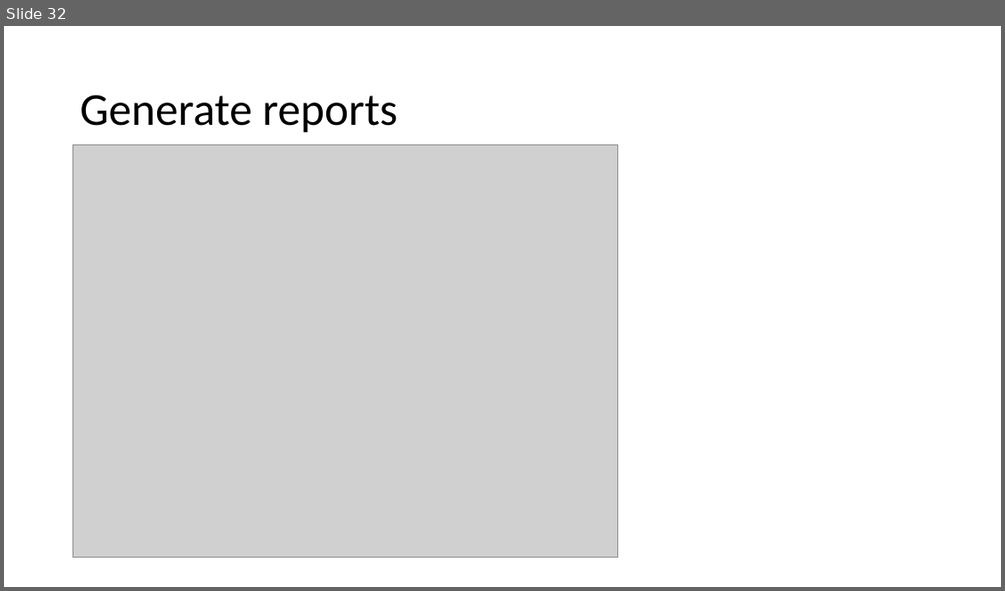
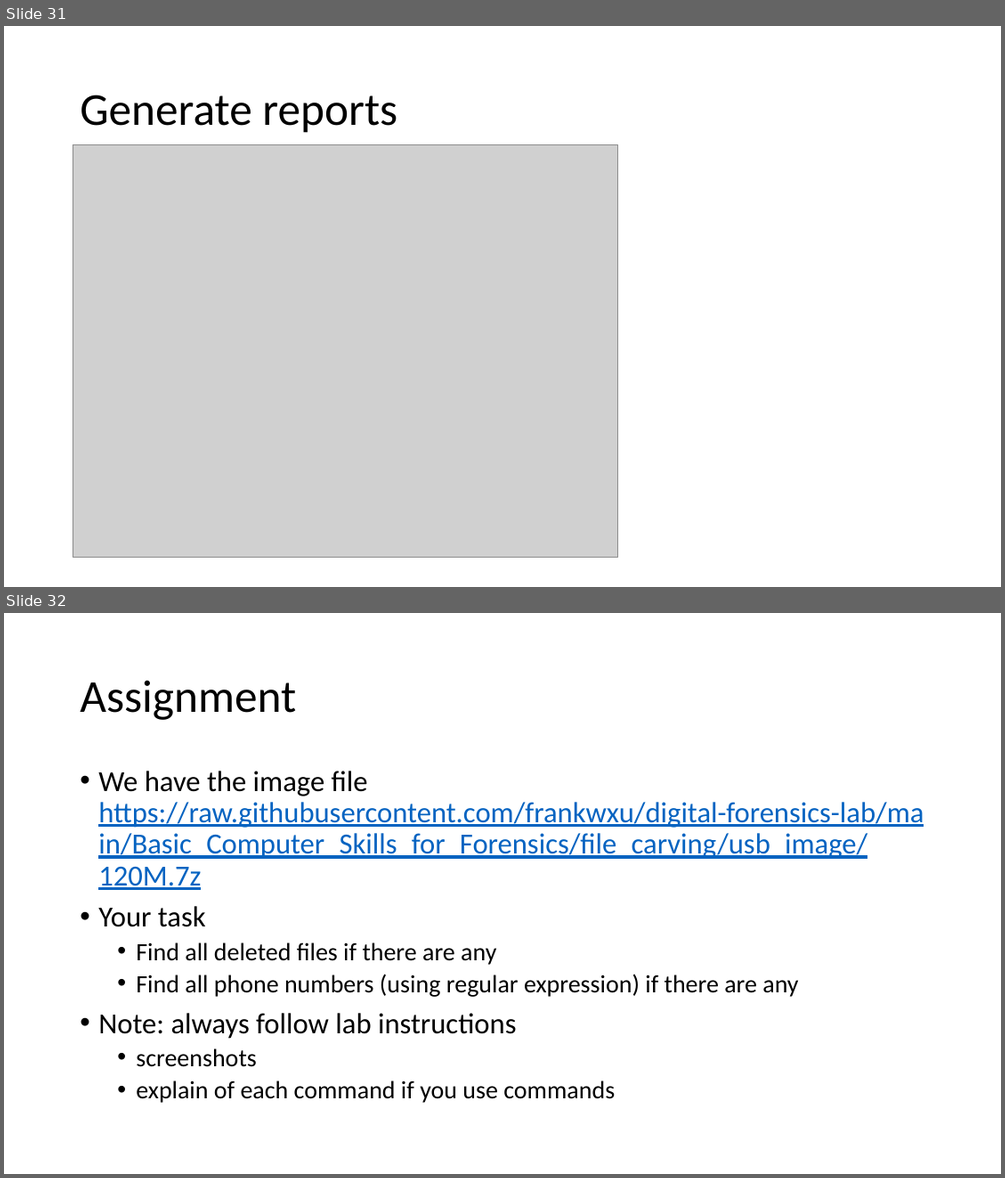
Before and after one commit to frankwxu/digital-forensics-lab, a slide deck: Basic_Computer_Skills_for_Forensics/5_Introduction_to_digital_forensics.pptx. Shown one above the other, each under a label of ours: slide 32 before the commit, slides 31 and 32 after it. The pictures are 1005x591 and 1005x1178 pixels, drawn with LibreOffice and Linux fonts; fonts in the diff are those of the drawing; grey boxes stand for pictures; background and template pictures are left out. Boxes give left, top, right and bottom in pixels: in the first picture for what was removed or moved away, otherwise in the second. Text is boxed around its words. In the diff, an @@ line names an element or a change of style, - is before the commit and + after.

Commit message:
revise basic computer skills labs

```diff
--- a/Basic_Computer_Skills_for_Forensics/5_Introduction_to_digital_forensics.pptx
+++ b/Basic_Computer_Skills_for_Forensics/5_Introduction_to_digital_forensics.pptx
@@ slide 32 added at <box>4,613,1001,1174</box>, background #FFFFFF @@
@@ title added at <box>80,680,296,720</box>, 44 pt, text #000000 @@
+Assignment
@@ text added at <box>98,771,923,1103</box>, 28 pt, text #000000 @@
+• We have the image file https://raw.githubusercontent.com/frankwxu/digital-forensics-lab/main/Basic_Computer_Skills_for_Forensics/file_carving/usb_image/120M.7z
+• Your task
+  • Find all deleted files if there are any
+  • Find all phone numbers (using regular expression) if there are any
+• Note: always follow lab instructions
+  • screenshots
+  • explain of each command if you use commands
@@ what was slide 32 is now slide 31 @@
```
Also in this commit, not shown: 2 slides changed, 1 slide removed.
